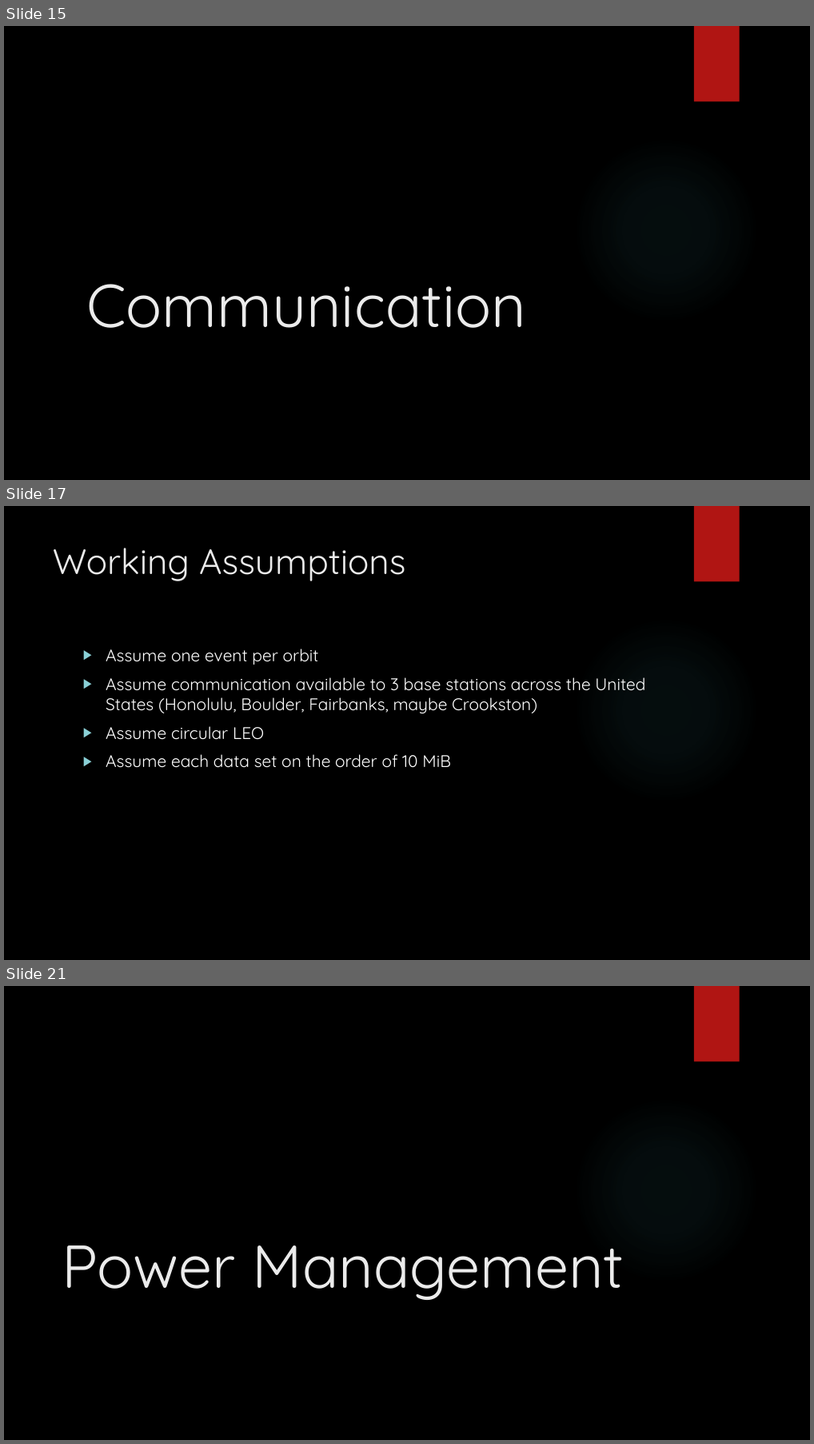
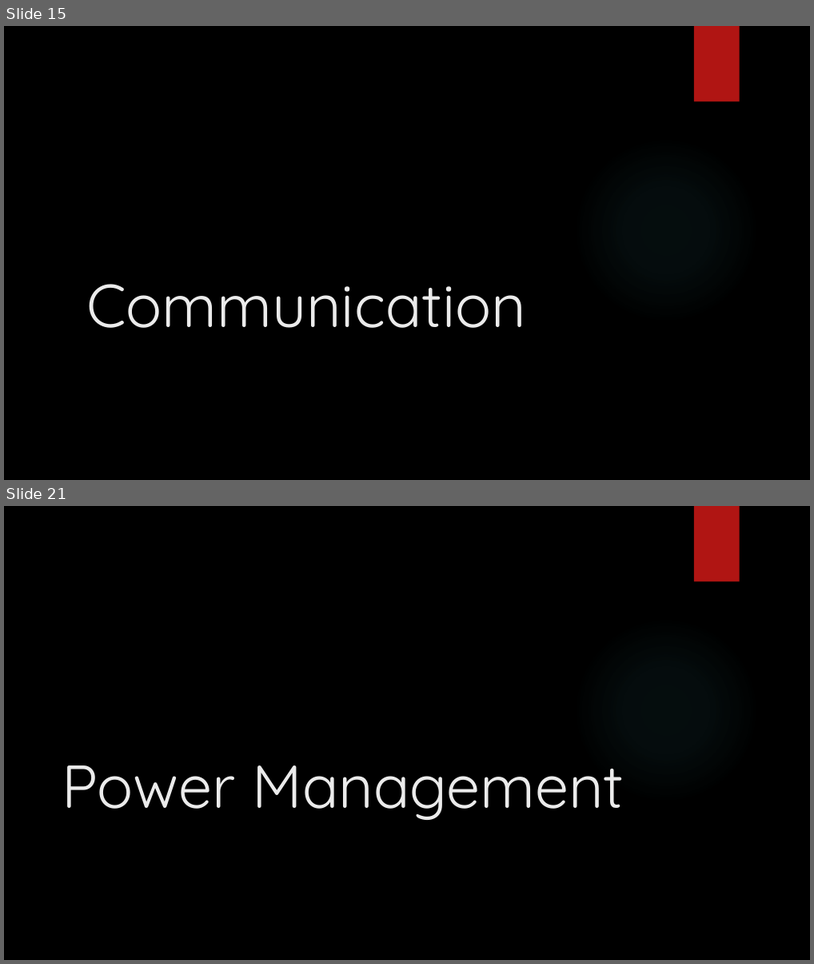
Before and after one commit to HASP-UMN/CubeSat, a slide deck: Presentations/PDR_Presentation.pptx. Shown one above the other, each under a label of ours: slides 15, 17 and 21 before the commit, slides 15 and 21 after it; the slides between them are not shown. The pictures are 814x1444 and 814x964 pixels, drawn with LibreOffice and Linux fonts; fonts in the diff are those of the drawing; background and template pictures are left out. Boxes give left, top, right and bottom in pixels: in the first picture for what was removed or moved away, otherwise in the second. Text is boxed around its words. In the diff, an @@ line names an element or a change of style, - is before the commit and + after.

```diff
--- a/Presentations/PDR_Presentation.pptx
+++ b/Presentations/PDR_Presentation.pptx
@@ slide 17 removed at [4, 506, 810, 960], background picture (left out); not listed: 2 template elements that a slide beside it also shows @@
@@ title removed at [53, 548, 406, 581] @@
-Working Assumptions
@@ text removed at [106, 648, 646, 768] @@
-▶ Assume one event per orbit
-▶ Assume communication available to 3 base stations across the United States (Honolulu, Boulder, Fairbanks, maybe Crookston)
-▶ Assume circular LEO
-▶ Assume each data set on the order of 10 MiB
```
Also in this commit, not shown: 4 slides changed, 2 slides added, 1 other slide removed, 1 other file.
